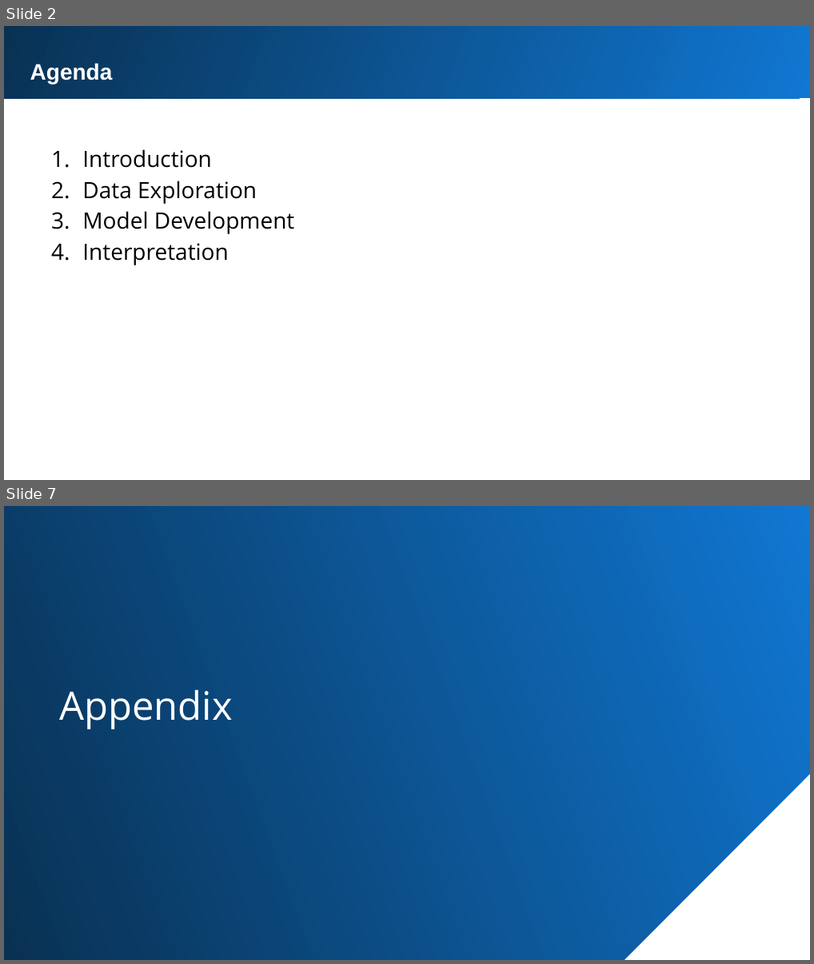
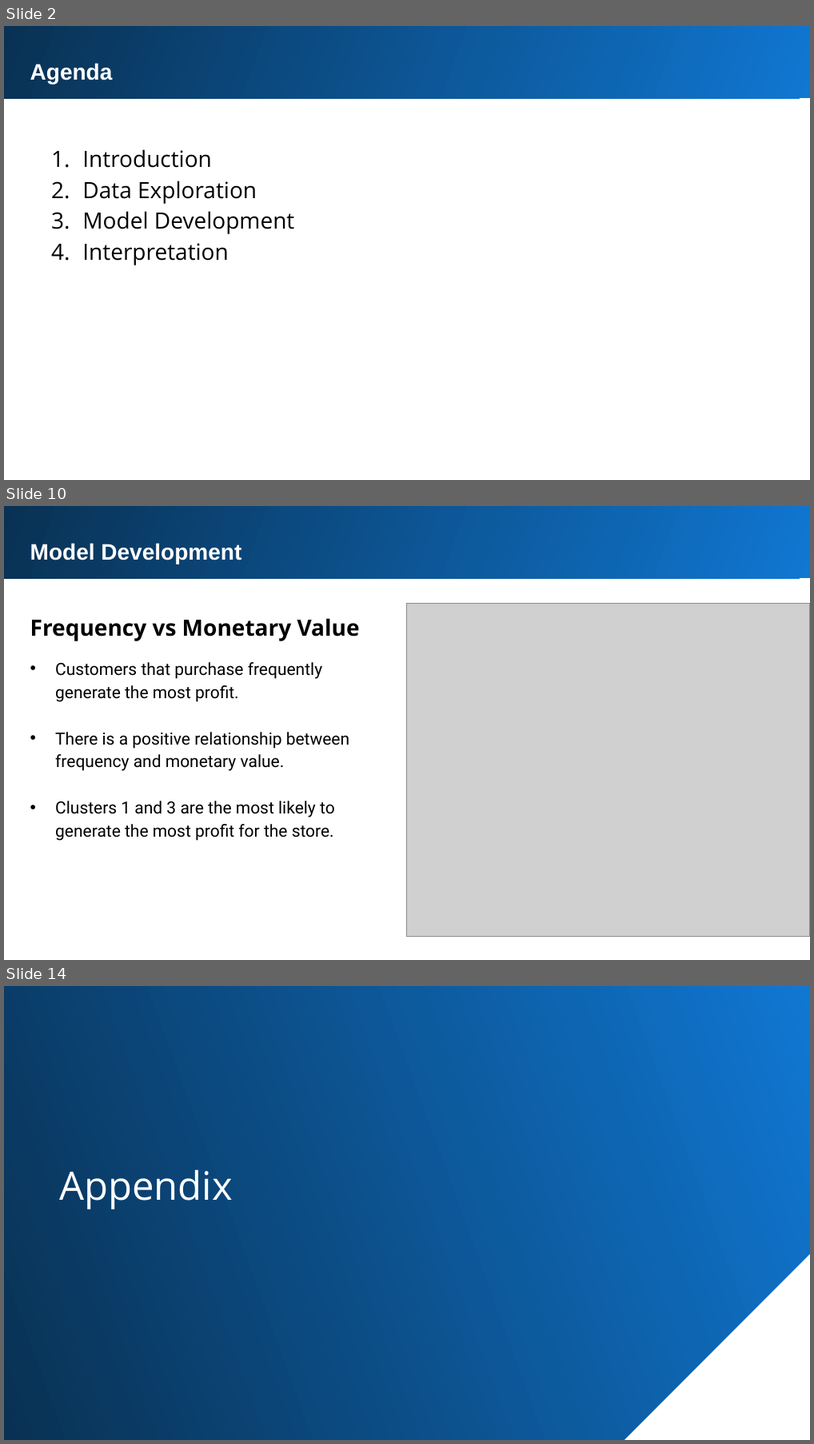
Before and after one commit to Mevhare/Forage-KPMG-AU-Virtual-Internship, a slide deck: Solution/Task 2/Sprocket_Presenation.pptx. Shown one above the other, each under a label of ours: slides 2 and 7 before the commit, slides 2, 10 and 14 after it; the slides between them are not shown. The pictures are 814x964 and 814x1444 pixels, drawn with LibreOffice and Linux fonts; fonts in the diff are those of the drawing; grey boxes stand for pictures. Boxes give left, top, right and bottom in pixels: in the first picture for what was removed or moved away, otherwise in the second. Text is boxed around its words. In the diff, an @@ line names an element or a change of style, - is before the commit and + after.

```diff
--- a/Solution/Task 2/Sprocket_Presenation.pptx
+++ b/Solution/Task 2/Sprocket_Presenation.pptx
@@ slide 10 added at bbox=[4, 506, 810, 960], background #FFFFFF @@
@@ rectangle added at bbox=[4, 506, 810, 579], fill gradient #1077D2 to #093153 @@
@@ text added at bbox=[30, 543, 242, 564], 20 pt, text #FFFFFF, bold @@
+Model Development
@@ text added at bbox=[30, 618, 360, 641], 20 pt, text #000000, bold @@
+Frequency vs Monetary Value
@@ picture added at bbox=[407, 604, 810, 936] @@
@@ text added at bbox=[55, 662, 350, 840], 15 pt, text #000000 @@
+• Customers that purchase frequently generate the most profit.
+• There is a positive relationship between frequency and monetary value.
+• Clusters 1 and 3 are the most likely to generate the most profit for the store.
@@ what was slide 7 is now slide 14 @@
```
Also in this commit, not shown: 11 other slides added, 5 slides removed, 6 other files.
